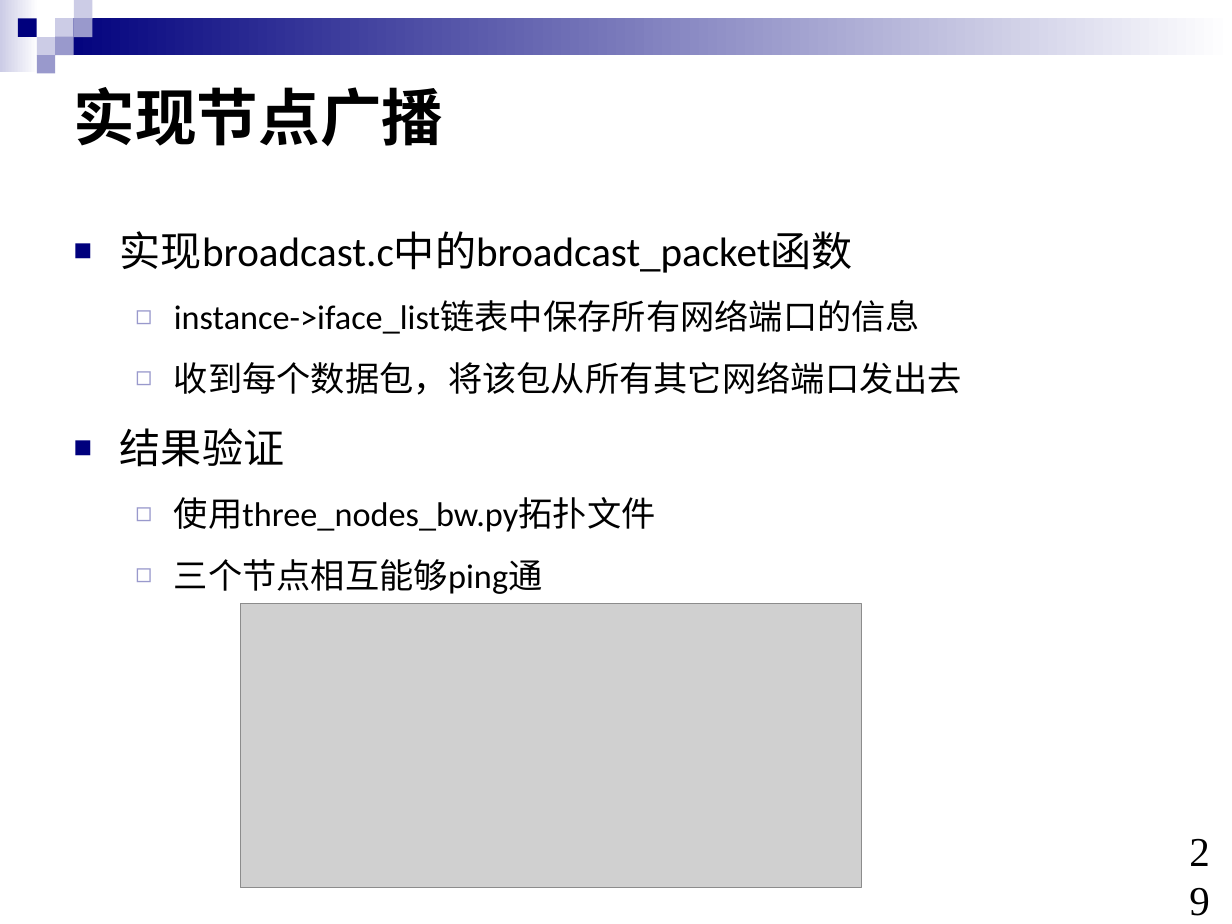
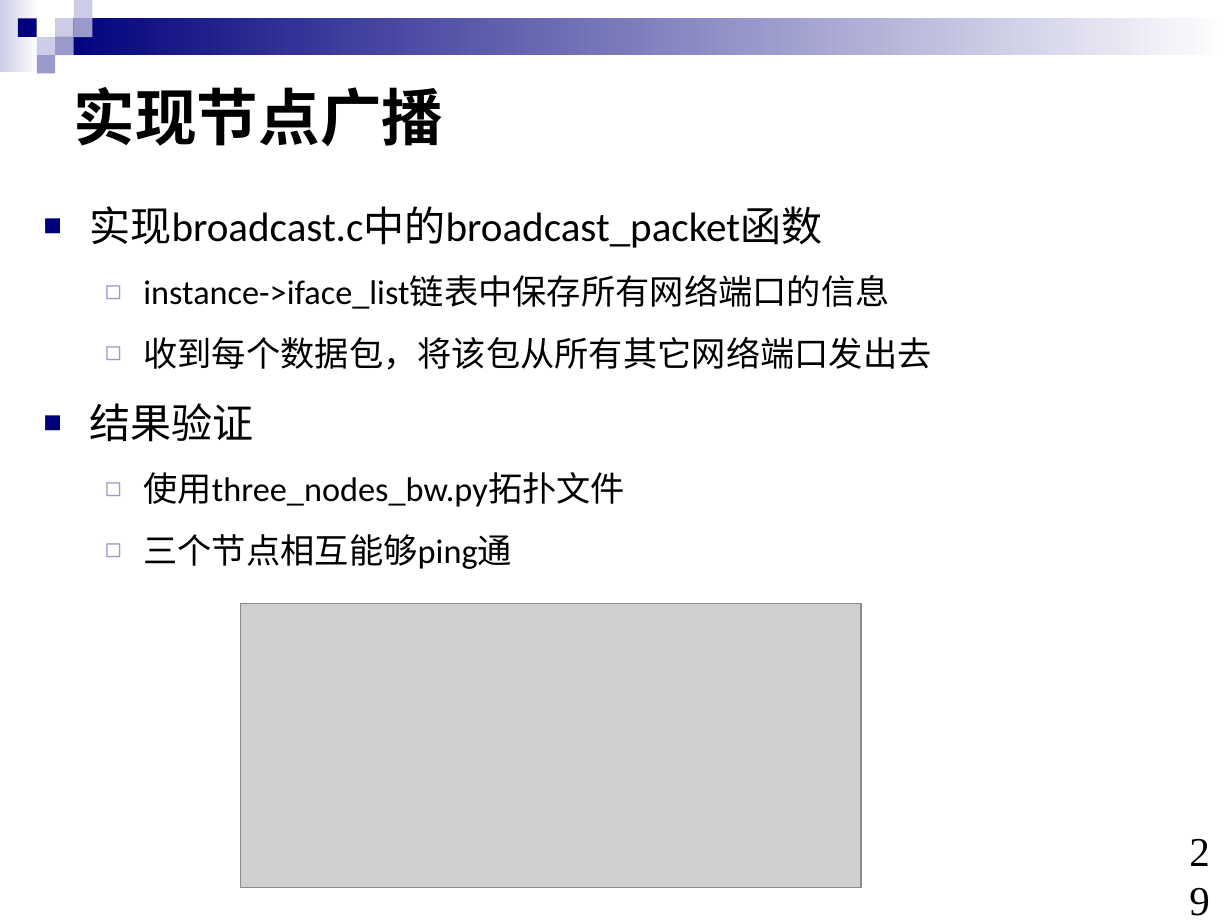
Before and after one commit to chen1287/compute-net, a slide deck: slide 29 of 实验1：交换机转发与生成树机制实验.pptx. Drawn at 1232x924 pixels with LibreOffice and Linux fonts; fonts in the diff are those of the drawing; grey boxes stand for pictures. Boxes give left, top, right and bottom in pixels: in the first picture for what was removed or moved away, otherwise in the second. Text is boxed around its words. In the diff, an @@ line names an element or a change of style, - is before the commit and + after.

```diff
--- a/实验1：交换机转发与生成树机制实验.pptx
+++ b/实验1：交换机转发与生成树机制实验.pptx
@@ text "实现broadcast.c中的broadcast_packet函数": place and size @@
-text "实现broadcast.c中的broadcast_packet函数" at <box>120,231,962,594</box>
+text "实现broadcast.c中的broadcast_packet函数" at <box>89,206,931,569</box>
```
Also in this commit, not shown: 27 other slides changed, 30 other files.
